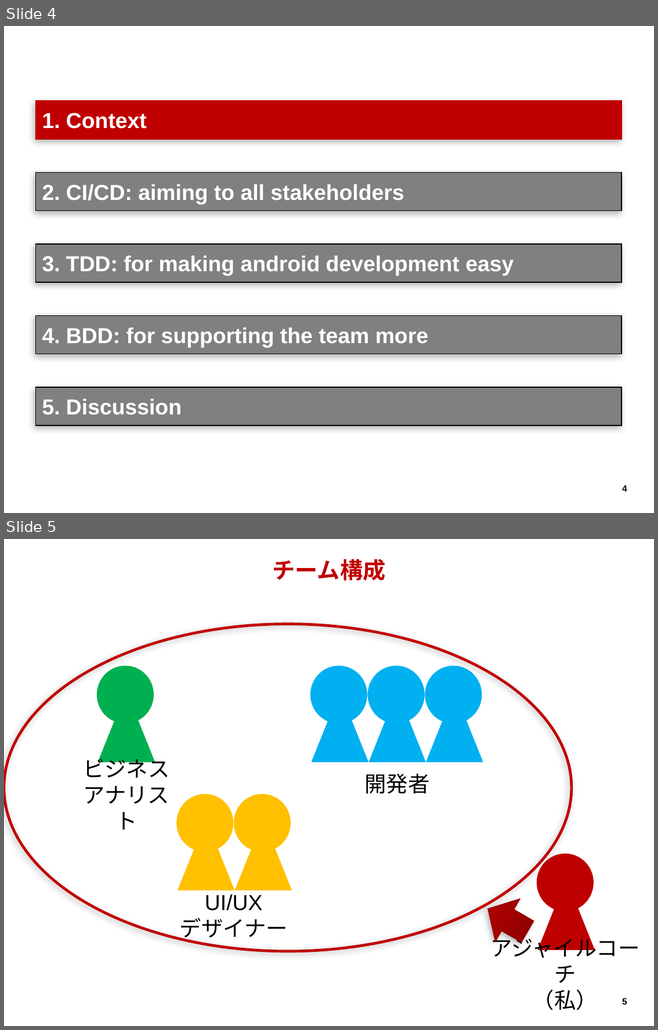
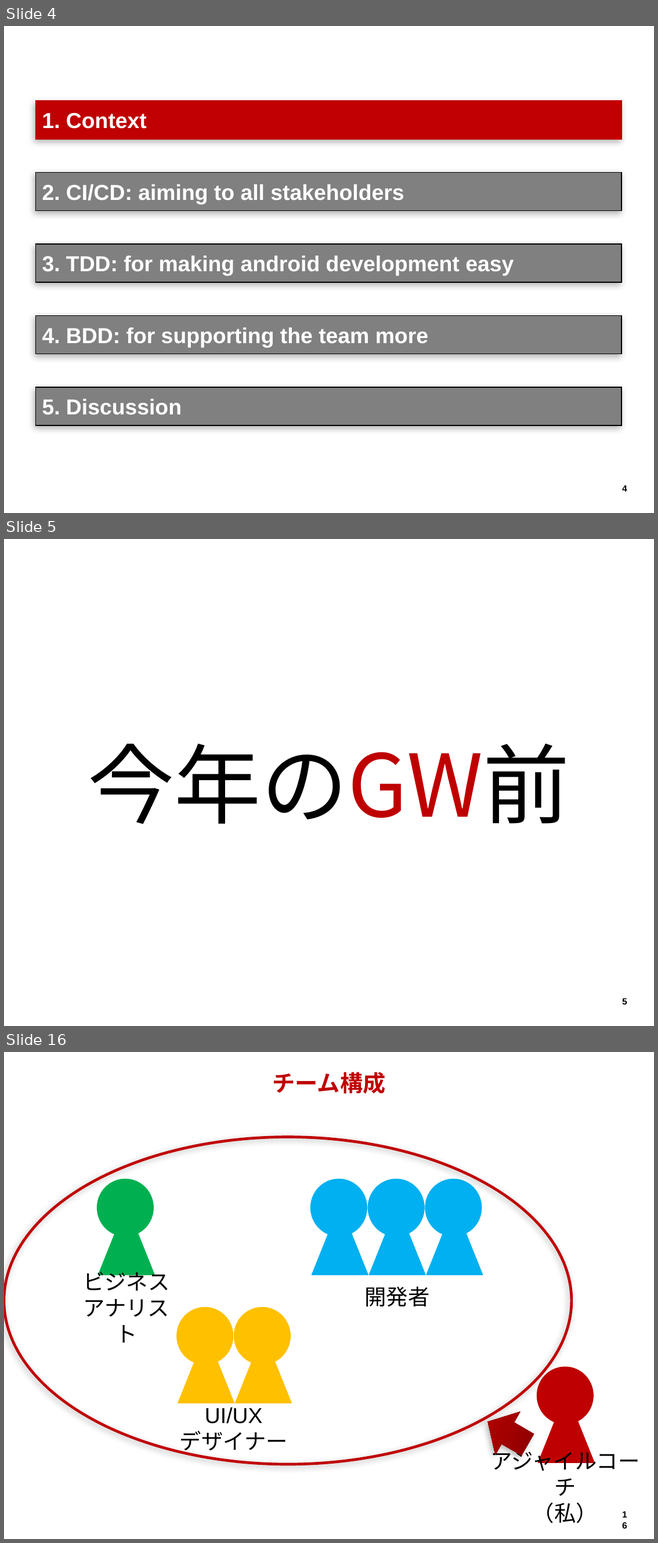
Before and after one commit to hageyahhoo/agile2014, a slide deck: presentations/TechnologyDrivenDevelopment.pptx. Shown one above the other, each under a label of ours: slides 4 and 5 before the commit, slides 4, 5 and 16 after it; the slides between them are not shown. The pictures are 658x1030 and 658x1543 pixels, drawn with LibreOffice and Linux fonts; fonts in the diff are those of the drawing; background and template pictures are left out. Boxes give left, top, right and bottom in pixels: in the first picture for what was removed or moved away, otherwise in the second. Text is boxed around its words. In the diff, an @@ line names an element or a change of style, - is before the commit and + after.

```diff
--- a/presentations/TechnologyDrivenDevelopment.pptx
+++ b/presentations/TechnologyDrivenDevelopment.pptx
@@ slide 5 added at (4, 539, 654, 1026), background #FFFFFF; not listed: 1 template element that a slide beside it also shows @@
@@ text added at (88, 744, 570, 824), 96 pt, text #000000 @@
+今年のGW前
@@ what was slide 5 is now slide 16 @@
@@ page number at (622, 1511, 627, 1529): text changed @@
-5
+16
```
Also in this commit, not shown: 1 slide changed, 10 other slides added.
